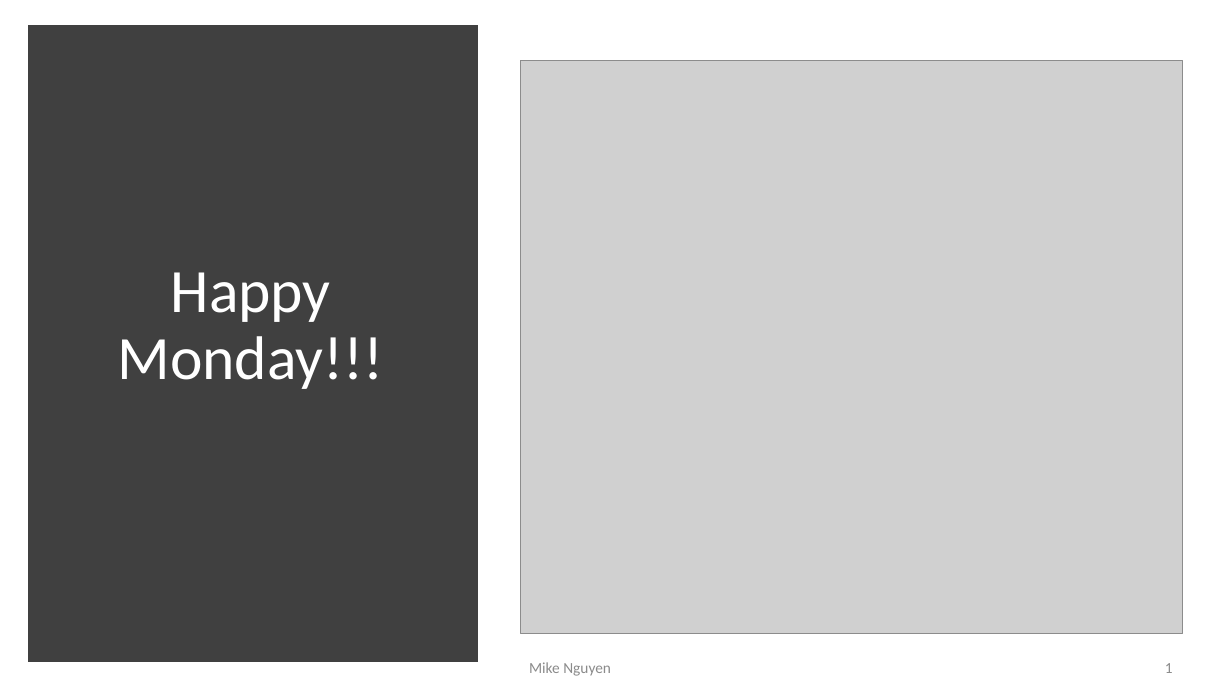
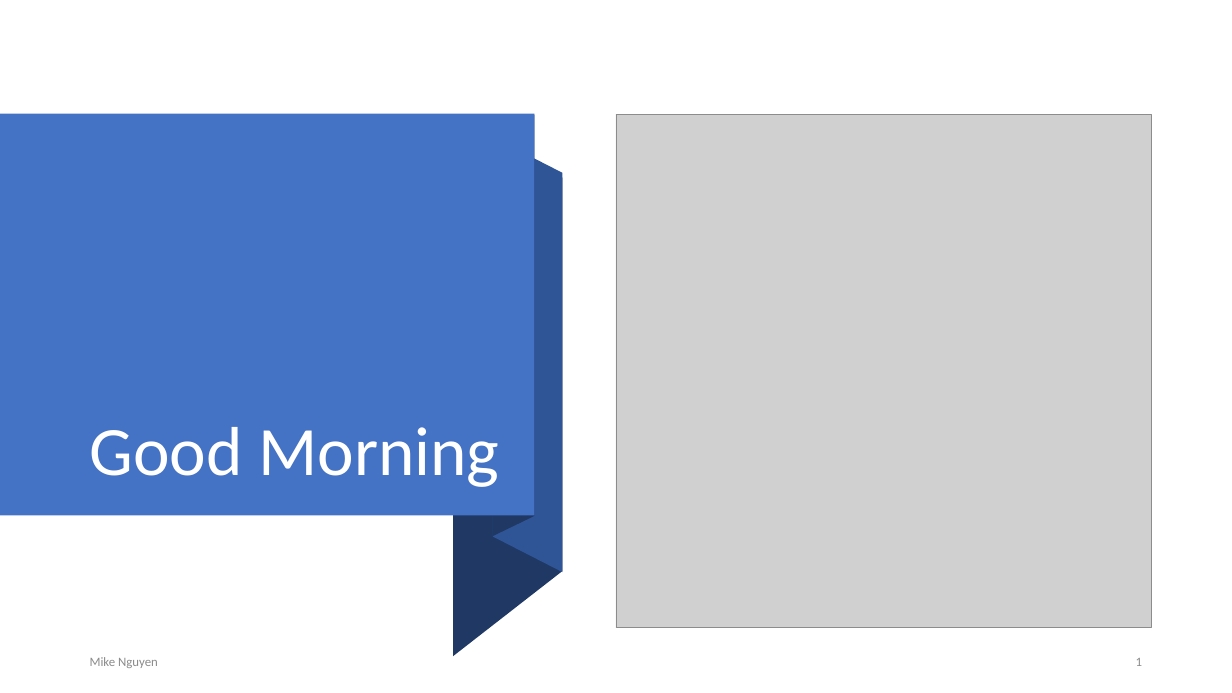
Before and after one commit to mikenguyen13/mar4050_S23_1, a slide deck: slide 1 of lectures/2/1_Research Design.pptx. Drawn at 1232x693 pixels with LibreOffice and Linux fonts; fonts in the diff are those of the drawing; grey boxes stand for pictures. Boxes give left, top, right and bottom in pixels: in the first picture for what was removed or moved away, otherwise in the second. Text is boxed around its words. In the diff, an @@ line names an element or a change of style, - is before the commit and + after.

```diff
--- a/lectures/2/1_Research Design.pptx
+++ b/lectures/2/1_Research Design.pptx
@@ rectangle: place and size @@
-rectangle at bbox=[34, 31, 472, 656]
+rectangle at bbox=[0, 114, 534, 516]
@@ rectangle at bbox=[0, 114, 534, 516]: fill #404040 to #4472C4; outline #404040 10 pt to none @@
@@ freeform shape added at bbox=[494, 115, 535, 536], fill #203864 @@
@@ picture: place and size @@
-picture at bbox=[521, 60, 1184, 633]
+picture at bbox=[616, 115, 1152, 628]
@@ title "Good Morning" at bbox=[90, 427, 499, 487]: vertical alignment middle to bottom @@
@@ freeform shape added at bbox=[493, 137, 562, 572], fill #2F5597 @@
@@ freeform shape added at bbox=[453, 177, 562, 656], fill #203864 @@
@@ title at bbox=[90, 427, 499, 487]: text changed; size 48 to 54 pt @@
-Happy Monday!!!
+Good Morning
@@ text "Mike Nguyen" at bbox=[90, 657, 158, 668]: size 12 to 10 pt @@
@@ text "Mike Nguyen": place and size @@
-text "Mike Nguyen" at bbox=[529, 662, 611, 676]
+text "Mike Nguyen" at bbox=[90, 657, 158, 668]
@@ page number: place and size @@
-page number at bbox=[1165, 663, 1173, 673]
+page number at bbox=[1136, 658, 1142, 666]
@@ page number at bbox=[1136, 658, 1142, 666]: size 12 to 10 pt @@
```
Also in this commit, not shown: 1 slide removed, 1 other file.
